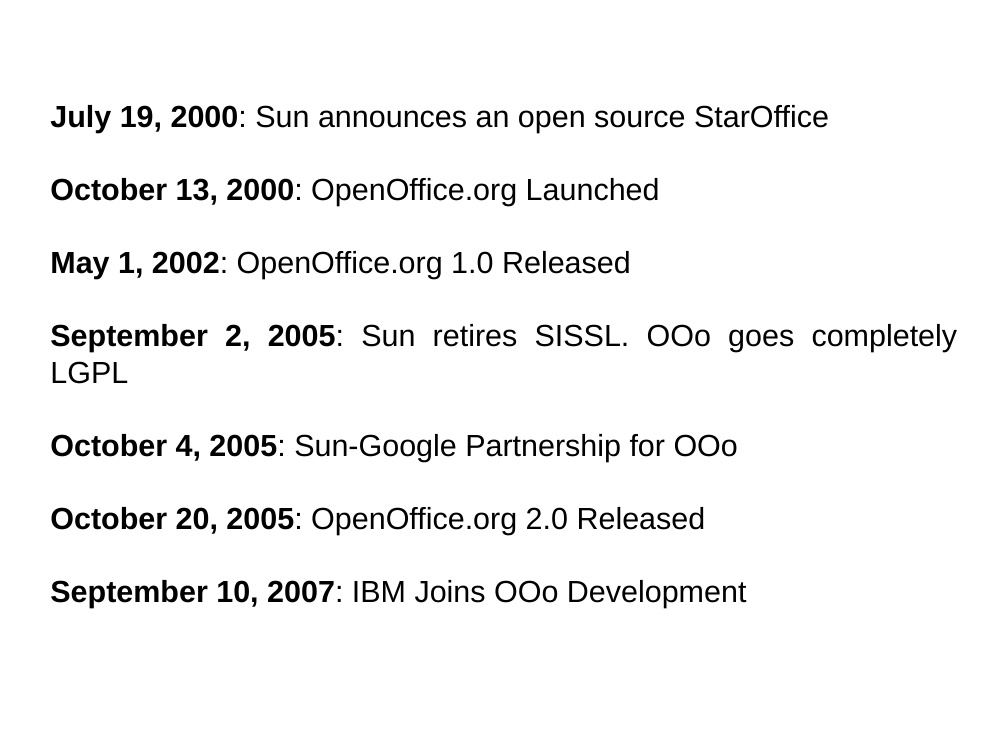
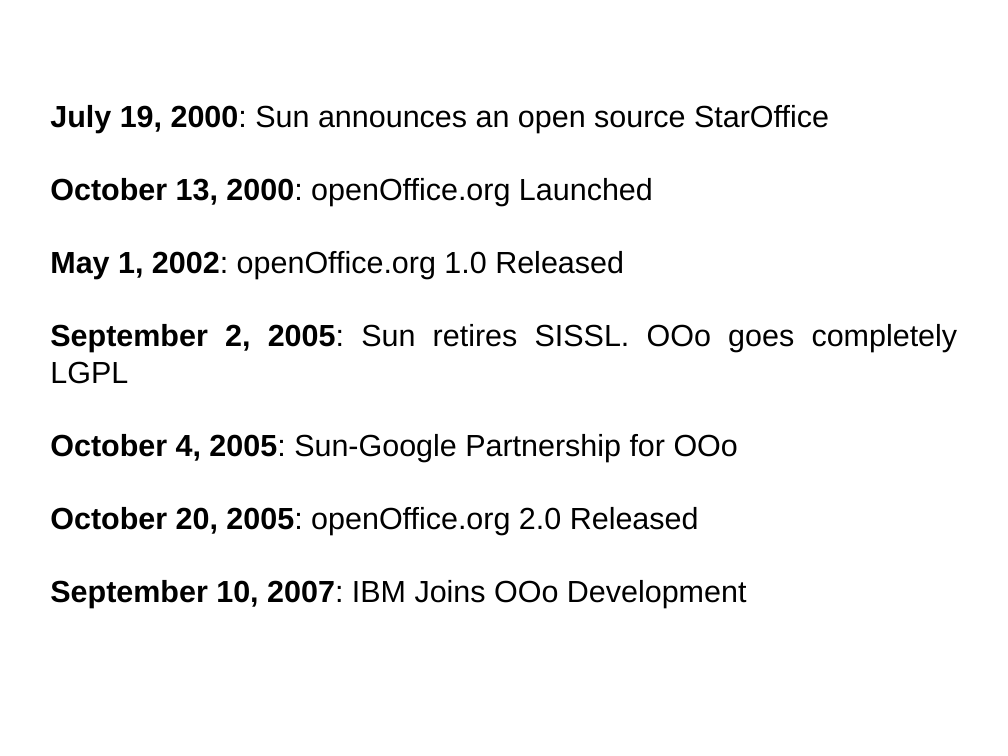
Before and after one commit to rebahozkoc/libreofficepythonmacros, a slide deck: slide 16 of impress_example.odp. Drawn at 1008x756 pixels with LibreOffice and Linux fonts; fonts in the diff are those of the drawing. Boxes give left, top, right and bottom in pixels: in the first picture for what was removed or moved away, otherwise in the second. Text is boxed around its words. In the diff, an @@ line names an element or a change of style, - is before the commit and + after.

```diff
--- a/impress_example.odp
+++ b/impress_example.odp
@@ subtitle at (x1=50, y1=178, x2=653, y2=279): text changed @@
-October 13, 2000: OpenOffice.org Launched
-May 1, 2002: OpenOffice.org 1.0 Released
+October 13, 2000: openOffice.org Launched
+May 1, 2002: openOffice.org 1.0 Released
@@ subtitle at (x1=50, y1=507, x2=699, y2=535): text changed @@
-October 20, 2005: OpenOffice.org 2.0 Released
+October 20, 2005: openOffice.org 2.0 Released
```
Also in this commit, not shown: 12 other slides changed, 5 other files.
